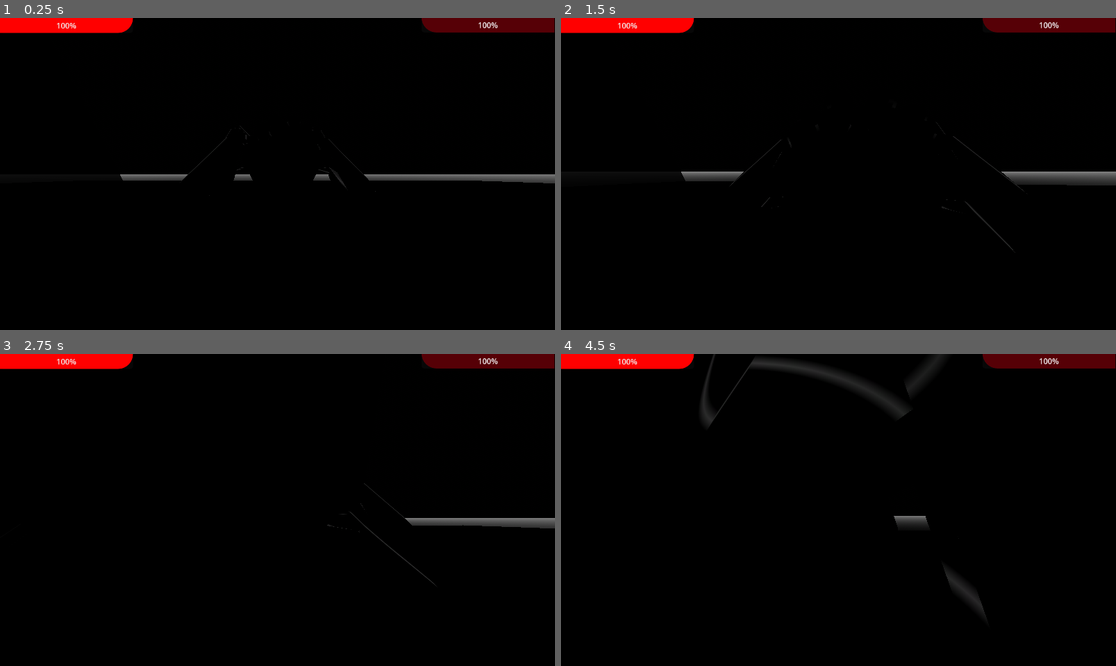
Above: before the commit, frames 1-4 (two rows, left to right).
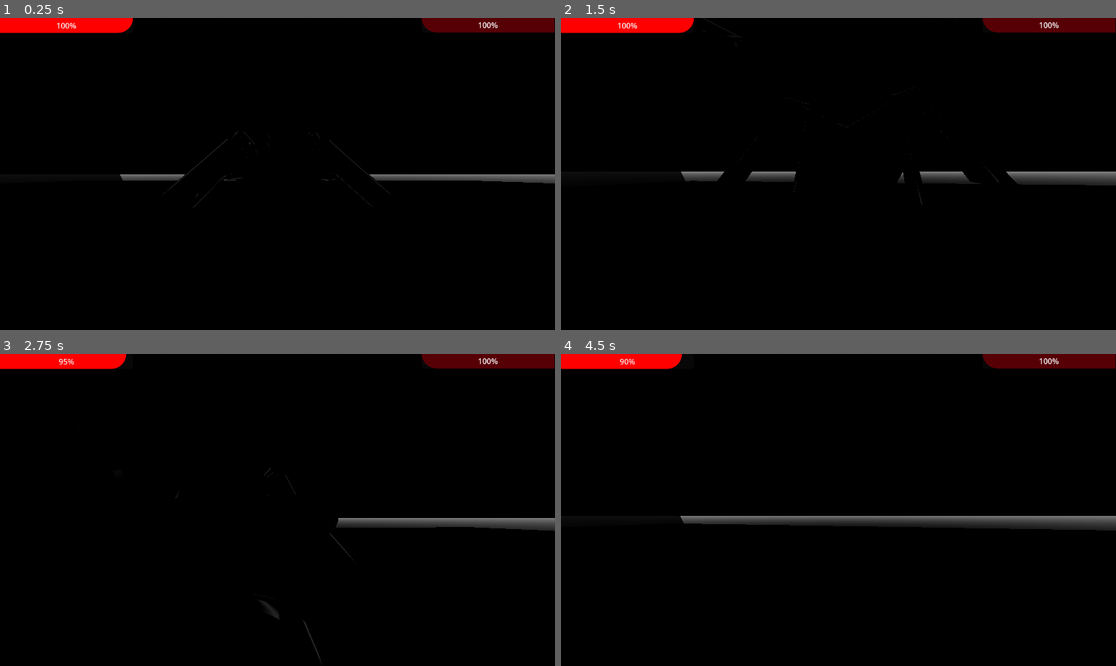
Above: after the commit, the same moments.

Repository: ruapotato/eyelander
Game: Godot game, scene res://world.tscn
Same seed, same stepped clock (60 frames per second), same inputs: the game is played once before the commit and once after it. Sound files missing from this copy of the repository are replaced by a short silence.
Inputs (mouse positions are in pixels of both pictures, inside the frame that each line leads up to):
- Up to frame 1 (0.25 s): no input
- Up to frame 2 (1.5 s): move the mouse to (866, 174) at 0.52 s; press the mouse at (866, 174) at 0.53 s; hold W (forward) from 0.53 s (still down); right-click (866, 174) at 0.6 s; tap Space (jump) at 0.77, 1.07 s; move the mouse to (810, 174) at 1.27 s; release the mouse at (810, 174) at 1.28 s; click (810, 174) at 1.35 s
- Up to frame 3 (2.75 s): keep holding W (forward); tap Space (jump) at 1.52, 1.55, 1.82, 2.1 s; move the mouse to (288, 503) at 2.02 s; right-click (288, 503) at 2.3 s
- Up to frame 4 (4.5 s): keep holding W (forward); move the mouse to (832, 516) at 2.77 s; right-click (832, 516) at 2.85 s; tap Space (jump) at 3.02, 3.32, 3.77, 3.8, 4.07 s; click (832, 516) at 3.05 s; move the mouse to (877, 513) at 3.52 s; press the mouse at (877, 513) at 3.53 s; move the mouse to (794, 506) at 4.27 s; release the mouse at (794, 506) at 4.28 s; right-click (794, 506) at 4.35 s

The runs differ from the first frame. In frame 1, 0.3% of the frame differs, in the area x 29-71%, y 35-61%; in frame 2, 0.9%; in frame 3, 0.8%; in frame 4, 4.0%, in the area x 10-100%, y 0-84%.
Error before the commit: Parse Error: Identifier "new_speed" not declared in the current scope. (res://boss_1.gd:84)

Commit message:
boss knockback

Diff:
--- a/boss_1.gd
+++ b/boss_1.gd
@@ -26,6 +26,8 @@
 var life = start_life
 var damage_todo = 0
 var knockback = Vector3(0,0,0)
+var dazzed = 0
+var new_speed = Vector3(0,0,0)
 
 
 var walking_on = "dirt"
@@ -99,62 +101,35 @@
 		new_speed.y -= gravity * delta
 
 	# Handle Jump.
-	if Input.is_action_just_pressed("jump") and is_on_floor():
-		new_speed.y += JUMP_VELOCITY
+	#if Input.is_action_just_pressed("jump") and is_on_floor():
+	#	new_speed.y += JUMP_VELOCITY
 
 	# Get the input direction and handle the movement/deceleration.
 	# As good practice, you should replace UI actions with custom gameplay actions.
 	if dazzed == 0:
-		var input_dir = Input.get_vector("left", "right", "forward", "backward")
-		var direction = (piv.transform.basis * Vector3(input_dir.x, 0, input_dir.y)).normalized()
-		if direction:
-			new_speed.x = lerp(new_speed.x, direction.x * SPEED, .2)
-			new_speed.z = lerp(new_speed.z, direction.z * SPEED, .2)
-		else:
-			new_speed.x = lerp(new_speed.x, 0.0, .2)
-			new_speed.z = lerp(new_speed.z, 0.0, .2)
-			#new_speed.x += move_toward(velocity.x, 0, SPEED)
-			#new_speed.z += move_toward(velocity.z, 0, SPEED)
+		if action == "walking" and not animation_tree.get("parameters/slam/active"):
+			var input_dir = Vector3(0,-1,0)
+			var direction = (transform.basis * Vector3(input_dir.x, 0, input_dir.y)).normalized()
+			if direction:
+				new_speed.x = lerp(new_speed.x, direction.x * SPEED, .2)
+				new_speed.z = lerp(new_speed.z, direction.z * SPEED, .2)
+			else:
+				new_speed.x = lerp(new_speed.x, 0.0, .2)
+				new_speed.z = lerp(new_speed.z, 0.0, .2)
 
+			$target.look_at(player.global_position, Vector3(0,1,0))
+			global_rotation.y = lerp_angle(global_rotation.y, $target.global_rotation.y, .01)
 
-	if shilding:
-		# Set shilding pos
-		shild.rotation_degrees.y = lerp(shild.rotation_degrees.y, shilding_angle + piv.rotation_degrees.y, .2)
-		# Set camera
-		#shild.rotation_degrees.x = spring_arm.rotation_degrees.x
-		# Set sword pos
-		sword.rotation_degrees.y = piv.rotation_degrees.y - 200
-	if not shilding:
-		shild.rotation_degrees.y = shild_hold_angle + piv.rotation_degrees.y
+			walk_sounds_timer += delta
+			if walk_sounds_timer >= walk_sound_every:
+				walk_sound()
+				walk_sounds_timer = 0
+	animation_tree.set("parameters/moving/blend_position", velocity.length() * MAX_SPEED)
+	move_and_slide()
 
-	if swipping and not shilding:
-		var swipe_start_angle = swipe_angles[swipe_stage][0]
-		var swipe_end_angle =   swipe_angles[swipe_stage][1]
-		#print(swipe_counter)
-		swipe_counter -= delta
-		if swipe_counter <= 0:
-			swipe_counter = 0
-			swipping = false
-		else:
-			var angle_amount = swipe_counter/swipe_speed
-			var total_angles = swipe_end_angle - swipe_start_angle
-			var angle = (total_angles * angle_amount) + swipe_start_angle
-			#print(angle)
-			sword.rotation_degrees.y = angle + piv.rotation_degrees.y + sword_hold_angle
-	if not swipping and not shilding:
-		#sword.rotation.y = lerp_angle(sword.rotation.y, atan2(-direction.x, -direction.z), .2)
-		if not Input.is_action_pressed("swipe"):
-			sword.rotation.y = piv.rotation.y + deg_to_rad(sword_hold_angle)
-		else:
-			swipe_stage += 1
-			#print(swipe_stage)
-			if swipe_stage > len(swipe_angles):
-				swipe_stage = 1
-			swipping = true
-			swipe_counter = swipe_speed
 		#print(sword.rotation.y)
 	velocity = new_speed
-	move_and_slide()
+
 
 
 
@@ -192,25 +167,6 @@
 			animation_tree.set("parameters/slam/request", AnimationNodeOneShot.ONE_SHOT_REQUEST_FIRE)
 
 
-	if action == "walking" and not animation_tree.get("parameters/slam/active"):
-		var input_dir = Vector3(0,-1,0)
-		var direction = (transform.basis * Vector3(input_dir.x, 0, input_dir.y)).normalized()
-		if direction:
-			velocity.x = direction.x * SPEED
-			velocity.z = direction.z * SPEED
-		else:
-			velocity.x = move_toward(velocity.x, 0, SPEED)
-			velocity.z = move_toward(velocity.z, 0, SPEED)
-
-		$target.look_at(player.global_position, Vector3(0,1,0))
-		global_rotation.y = lerp_angle(global_rotation.y, $target.global_rotation.y, .01)
-
-		walk_sounds_timer += delta
-		if walk_sounds_timer >= walk_sound_every:
-			walk_sound()
-			walk_sounds_timer = 0
-	animation_tree.set("parameters/moving/blend_position", velocity.length() * MAX_SPEED)
-	move_and_slide()
 	#armature.rotation.y = atan2(-player.global_position.x, -player.global_position.z)
 	#armature.rotation.y = lerp_angle(armature.rotation.y, atan2(-player.global_position.x, -player.global_position.z), .2)
 	#rotation.y = lerp_angle(rotation.y, atan2(-player.global_position.x, -player.global_position.z), .2)
--- a/boss_1_import.tscn
+++ b/boss_1_import.tscn
@@ -65,24 +65,24 @@
 [node name="boss_2" instance=ExtResource("1_ignb7")]
 
 [node name="Skeleton3D" parent="Armature" index="0"]
-bones/0/position = Vector3(1.11893, 9.43821, -9.13724)
+bones/0/position = Vector3(1.11893, 9.58293, -9.13724)
 bones/0/rotation = Quaternion(0.736164, -0.0295269, 0.0319947, 0.675401)
 bones/1/rotation = Quaternion(-0.359502, -0.0596413, -0.696759, 0.617842)
-bones/2/rotation = Quaternion(0.554171, 0.0870117, -0.380523, 0.735204)
+bones/2/rotation = Quaternion(0.569121, 0.0904452, -0.386101, 0.72031)
 bones/3/rotation = Quaternion(-0.357999, 0.0861197, 0.637962, 0.676332)
-bones/4/rotation = Quaternion(0.554164, -0.0870092, 0.38052, 0.735212)
+bones/4/rotation = Quaternion(0.569118, -0.0904436, 0.3861, 0.720313)
 bones/7/rotation = Quaternion(0.194838, -0.130096, 0.0755277, 0.969231)
 bones/8/rotation = Quaternion(0.198067, 0.123456, -0.0985119, 0.96738)
-bones/13/rotation = Quaternion(0.31731, -0.145267, 0.106461, 0.931063)
+bones/13/rotation = Quaternion(0.336071, -0.149765, 0.0977546, 0.9247)
 bones/14/rotation = Quaternion(0.127254, 0.393976, 0.666849, 0.619598)
-bones/15/rotation = Quaternion(0.317316, 0.145272, -0.106457, 0.93106)
+bones/15/rotation = Quaternion(0.336069, 0.149769, -0.097755, 0.924701)
 bones/16/rotation = Quaternion(-0.114528, -0.30074, -0.722783, 0.611575)
-bones/17/rotation = Quaternion(0.382044, -0.0380742, -0.194706, 0.902597)
+bones/17/rotation = Quaternion(0.398912, -0.037322, -0.205246, 0.892945)
 bones/18/rotation = Quaternion(-0.103509, 0.304661, 0.699844, 0.637719)
-bones/19/rotation = Quaternion(0.382033, 0.0380757, 0.194699, 0.902604)
-bones/21/rotation = Quaternion(0.260328, -0.0548373, -0.461011, 0.846576)
+bones/19/rotation = Quaternion(0.398908, 0.0373232, 0.205244, 0.892947)
+bones/21/rotation = Quaternion(0.277452, -0.0555957, -0.470142, 0.836)
 bones/22/rotation = Quaternion(-0.0977401, 0.11326, 0.602002, 0.784355)
-bones/23/rotation = Quaternion(0.218359, -0.00661353, 0.512507, 0.830429)
+bones/23/rotation = Quaternion(0.234625, -0.00432921, 0.522644, 0.819619)
 
 [node name="AnimationTree" type="AnimationTree" parent="." index="2"]
 tree_root = SubResource("AnimationNodeBlendTree_bgq3b")
